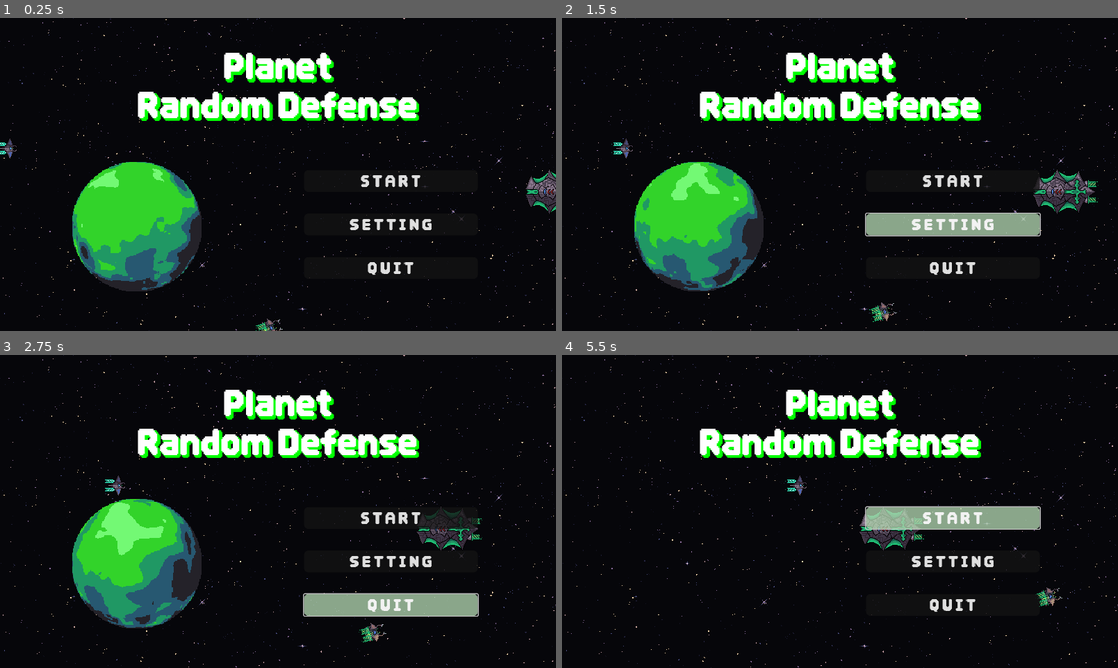
Above: before the commit, frames 1-4 (two rows, left to right).
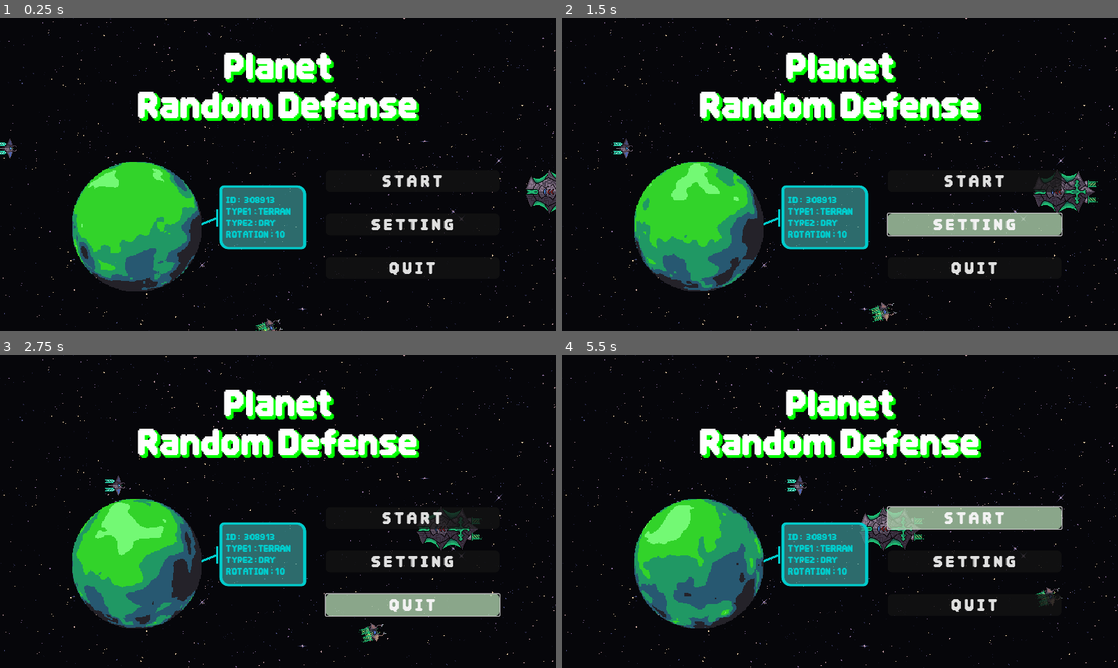
Above: after the commit, the same moments.

Repository: wonhs0191/GAME-2-Random-Defense-
Game: Godot game, scene res://title_screen/title_screen.tscn
The game is run twice, just before and just after one commit, with the same random seed, the same clock (stepped at 60 frames per second) and the same inputs. The project has no main scene, so this scene is started directly.
Inputs:
- Up to frame 1 (0.25 s): no input
- Up to frame 2 (1.5 s): click "S T A R T" at 0.5 s; click "S E T T I N G" at 1.25 s
- Up to frame 3 (2.75 s): click "Q U I T" at 2 s
- Up to frame 4 (5.5 s): click "S T A R T" at 2.75 s; click "S E T T I N G" at 3.5 s; click "Q U I T" at 4.25 s; click "S T A R T" at 5 s

The runs differ from the first frame. In frame 1, 4.3% of the frame differs, in the area x 36-90%, y 48-84%; in frame 2, 5.0%; in frame 3, 4.9%; in frame 4, 13%, in the area x 13-90%, y 46-88%.

Commit message:
^_^ fix details

Diff:
--- a/title_screen/title_screen.tscn
+++ b/title_screen/title_screen.tscn
@@ -110,6 +110,7 @@
 [node name="Support" parent="Enemys/support/Path2D/PathFollow2D" instance=ExtResource("5_eu0x5")]
 
 [node name="Planet" parent="." instance=ExtResource("3_0urkd")]
+z_index = 1
 
 [node name="Buttons" type="Control" parent="."]
 layout_mode = 3
@@ -119,9 +120,9 @@
 
 [node name="start_button" type="Button" parent="Buttons"]
 layout_mode = 0
-offset_left = 700.0
+offset_left = 750.0
 offset_top = 350.0
-offset_right = 1100.0
+offset_right = 1150.0
 offset_bottom = 400.0
 theme_override_fonts/font = ExtResource("2_y83uj")
 theme_override_font_sizes/font_size = 35
@@ -132,9 +133,9 @@
 
 [node name="setting_button" type="Button" parent="Buttons"]
 layout_mode = 0
-offset_left = 700.0
+offset_left = 750.0
 offset_top = 450.0
-offset_right = 1100.0
+offset_right = 1150.0
 offset_bottom = 500.0
 theme_override_fonts/font = ExtResource("2_y83uj")
 theme_override_font_sizes/font_size = 35
@@ -145,9 +146,9 @@
 
 [node name="quit_button" type="Button" parent="Buttons"]
 layout_mode = 0
-offset_left = 700.0
+offset_left = 750.0
 offset_top = 550.0
-offset_right = 1100.0
+offset_right = 1150.0
 offset_bottom = 600.0
 theme_override_fonts/font = ExtResource("2_y83uj")
 theme_override_font_sizes/font_size = 35
--- a/title_screen/unit/planet.gd
+++ b/title_screen/unit/planet.gd
@@ -1,9 +1,11 @@
 extends Node2D
 
-@export var switch_duration: float = 5.0  # 애니메이션 전환 시간 (초)
-@export var fade_duration: float = 0.5  # Fade 효과 지속 시간 (초)
+@export var switch_duration: float = 7.0  # 애니메이션 전환 시간 (초)
+@export var fade_duration: float = 1.0  # Fade 효과 지속 시간 (초)
+@export var screen_fade_duration_multiplier: float = 2.0  # Screen fade in 속도 배율 (행성보다 느리게)
 
 @onready var animated_sprite: AnimatedSprite2D = $AnimatedSprite2D
+@onready var screen: Control = $Screen
 @onready var switch_timer: Timer = Timer.new()
 
 var animations = ["planet1", "planet2", "planet3", "planet4", "planet5"]
@@ -21,6 +23,9 @@
 	animated_sprite.play()
 	animated_sprite.modulate.a = 1.0
 
+	# Screen 노드 초기 상태 설정
+	screen.modulate.a = 1.0
+
 	# 설정된 시간 후 다음 애니메이션으로 전환
 	switch_timer.wait_time = switch_duration
 	switch_timer.start()
@@ -37,6 +42,9 @@
 
 
 func _on_switch_timer_timeout():
+	# Screen 노드를 invisible로 설정
+	screen.visible = false
+
 	# Fade out 시작
 	var tween = create_tween()
 	tween.tween_property(animated_sprite, "modulate:a", 0.0, fade_duration)
@@ -54,7 +62,19 @@
 	# Fade in 시작
 	var tween = create_tween()
 	tween.tween_property(animated_sprite, "modulate:a", 1.0, fade_duration)
+	tween.tween_callback(_on_fade_in_complete)
 
 	# 다음 전환을 위한 타이머 재시작
 	switch_timer.wait_time = switch_duration
 	switch_timer.start()
+
+
+func _on_fade_in_complete():
+	# Screen 노드를 visible로 설정하고 fade in 시작
+	screen.visible = true
+	screen.modulate.a = 0.0  # 투명하게 시작
+
+	# Screen fade in (행성보다 느리게)
+	var screen_fade_duration = fade_duration * screen_fade_duration_multiplier
+	var screen_tween = create_tween()
+	screen_tween.tween_property(screen, "modulate:a", 1.0, screen_fade_duration)
--- a/title_screen/unit/planet.tscn
+++ b/title_screen/unit/planet.tscn
@@ -1,11 +1,25 @@
-[gd_scene load_steps=1133 format=3 uid="uid://m34ipr7mtbcr"]
+[gd_scene load_steps=1135 format=3 uid="uid://m34ipr7mtbcr"]
 
 [ext_resource type="Script" path="res://title_screen/unit/planet.gd" id="1_gejpw"]
+[ext_resource type="FontFile" uid="uid://bnlbs7kfxky73" path="res://title_screen/DNFBitBitTTF.ttf" id="2_2yts6"]
 [ext_resource type="Texture2D" uid="uid://ccgove6livswc" path="res://title_screen/unit/3089137573.png" id="2_xw3q7"]
 [ext_resource type="Texture2D" uid="uid://cocb5sdq22fuh" path="res://title_screen/unit/2947888694.png" id="3_k1e7m"]
 [ext_resource type="Texture2D" uid="uid://bdar6q0qsor2p" path="res://title_screen/unit/2841340472.png" id="4_i3vs4"]
 [ext_resource type="Texture2D" uid="uid://d00of2p401bf7" path="res://title_screen/unit/2599008541.png" id="5_d5sro"]
 [ext_resource type="Texture2D" uid="uid://dfnnftcghqeg2" path="res://title_screen/unit/2628889477.png" id="6_5qwff"]
+
+[sub_resource type="StyleBoxFlat" id="StyleBoxFlat_tm55u"]
+bg_color = Color(0.247059, 0.6, 0.6, 0.686275)
+border_width_left = 7
+border_width_top = 5
+border_width_right = 7
+border_width_bottom = 5
+border_color = Color(0, 0.8, 0.8, 1)
+corner_radius_top_left = 10
+corner_radius_top_right = 20
+corner_radius_bottom_right = 10
+corner_radius_bottom_left = 20
+corner_detail = 10
 
 [sub_resource type="AtlasTexture" id="AtlasTexture_wqdo6"]
 atlas = ExtResource("2_xw3q7")
@@ -7914,6 +7928,38 @@
 texture_filter = 1
 script = ExtResource("1_gejpw")
 
+[node name="Screen" type="Control" parent="."]
+layout_mode = 3
+anchors_preset = 0
+
+[node name="Label" type="Label" parent="Screen"]
+layout_mode = 0
+offset_left = 505.0
+offset_top = 385.0
+offset_right = 705.0
+offset_bottom = 532.0
+theme_override_colors/font_color = Color(0, 0.8, 0.8, 1)
+theme_override_fonts/font = ExtResource("2_2yts6")
+theme_override_font_sizes/font_size = 20
+theme_override_styles/normal = SubResource("StyleBoxFlat_tm55u")
+text = "  ID :  308913
+  TYPE1 : TERRAN
+  TYPE2 : DRY
+  ROTATION : 10
+"
+vertical_alignment = 1
+metadata/_edit_use_anchors_ = true
+
+[node name="Line2D" type="Line2D" parent="Screen"]
+points = PackedVector2Array(500, 440, 500, 480)
+width = 5.0
+default_color = Color(0, 0.8, 0.8, 1)
+
+[node name="Line2D2" type="Line2D" parent="Screen"]
+points = PackedVector2Array(500, 460, 400, 500)
+width = 5.0
+default_color = Color(0, 0.8, 0.8, 1)
+
 [node name="AnimatedSprite2D" type="AnimatedSprite2D" parent="."]
 position = Vector2(314, 479)
 scale = Vector2(2, 2)
